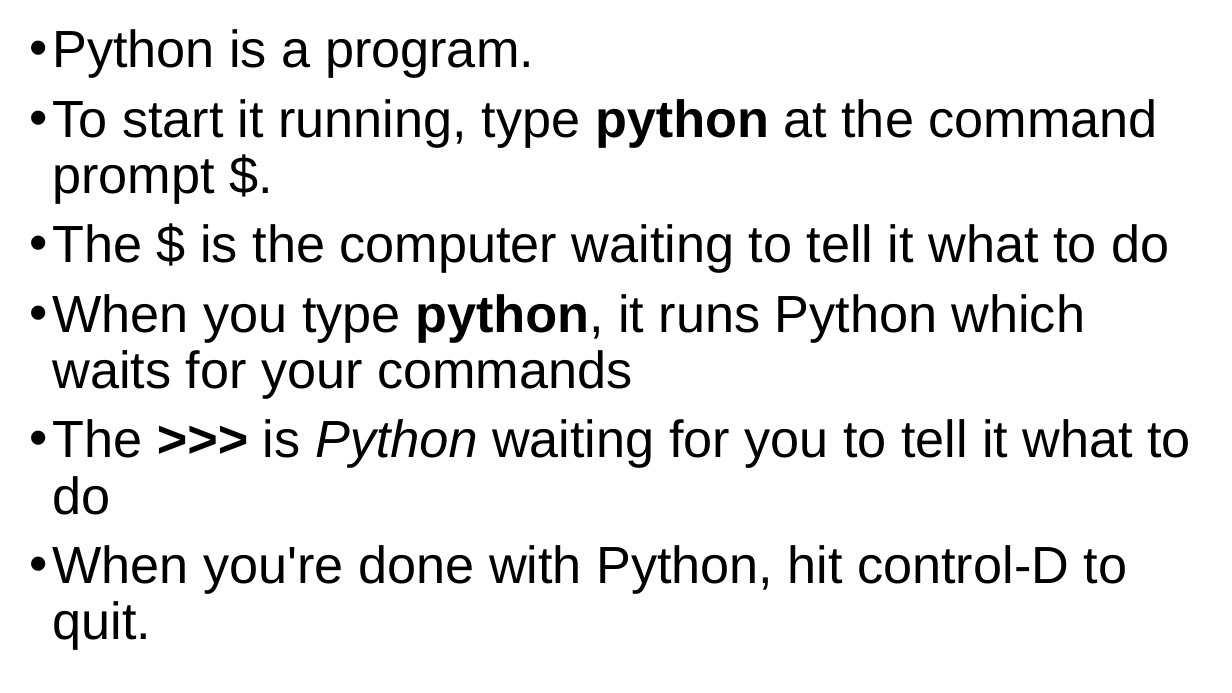
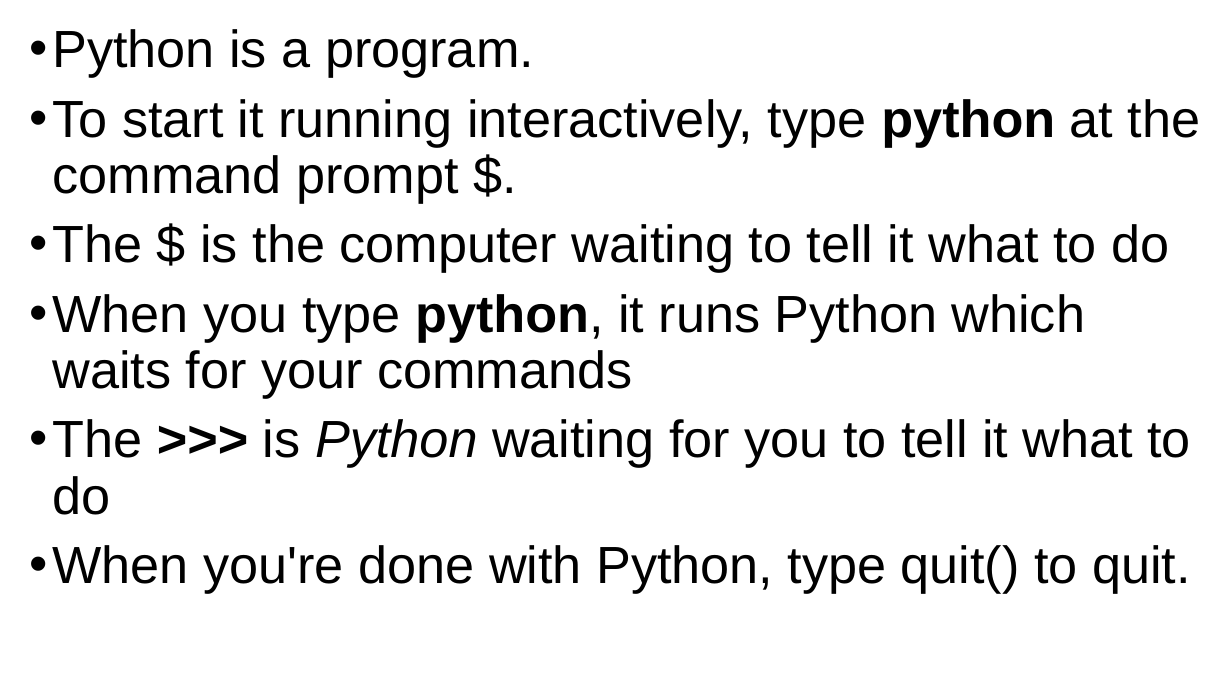
Before and after one commit to grimmelm/ctech404, a slide deck: slide 17 of ctech401/module_1/CTECH401 Module 1 - Hello World and Storing Data.pptx (slide 16 before the commit). Drawn at 1232x693 pixels with LibreOffice and Linux fonts; fonts in the diff are those of the drawing. Boxes give left, top, right and bottom in pixels: in the first picture for what was removed or moved away, otherwise in the second. Text is boxed around its words. In the diff, an @@ line names an element or a change of style, - is before the commit and + after.

```diff
--- a/ctech401/module_1/CTECH401 Module 1 - Hello World and Storing Data.pptx
+++ b/ctech401/module_1/CTECH401 Module 1 - Hello World and Storing Data.pptx
@@ text at (52,99,1201,203): text changed @@
-• To start it running, type python at the command prompt $.
+• To start it running interactively, type python at the command prompt $.
@@ text at (52,545,1191,593): text changed @@
-• When you're done with Python, hit control-D to quit.
+• When you're done with Python, type quit() to quit.
```
Also in this commit, not shown: 9 other slides changed, 8 slides added, 2 slides removed, 2 other files.
